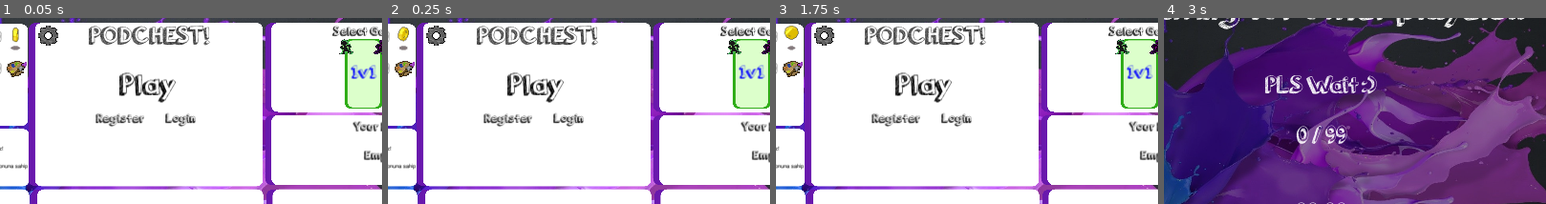
Above: before the commit, frames 1-4 (left to right).
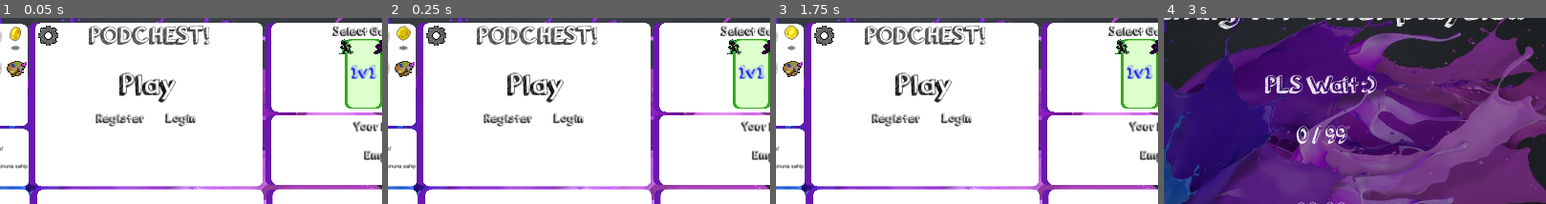
Above: after the commit, the same moments.

Repository: Ludermis/Podchest
Game: Godot game, scene res://Prefabs/Scenes/MainScene.tscn
Same seed, same stepped clock (60 frames per second), same inputs: the game is played once before the commit and once after it.
Inputs (mouse positions are % of the whole screen's width and height, from its top left):
- Up to frame 1 (0.05 s): no input
- Up to frame 2 (0.25 s): no input
- Up to frame 3 (1.75 s): click "Play" at 0.5 s; click "Main Menu" at 1.25 s
- Up to frame 4 (3 s): click "Play" at 2 s; tap Enter at 2.75 s; move the mouse to (72, 45) at 2.77 s; hold D (right) from 2.78 s (still down); click (72, 45) at 2.85 s
The pictures show only the part of the screen within x 30-80%, y 12-62%; the shares and areas given below are measured in that part.

The runs differ from the first frame. In frame 1, 0.2% of the frame differs, in the area x 2-6%, y 4-17%; in frame 2, 0.2%, in the area x 2-6%, y 4-18%; in frame 3, 0.1%; in frame 4, nothing differs.

Commit message:
Lynext
findNextAnimation fix

Diff:
--- a/Prefabs/Scenes/MainScene.tscn
+++ b/Prefabs/Scenes/MainScene.tscn
@@ -446,6 +446,7 @@
 position = Vector2( 411.598, 34.8854 )
 scale = Vector2( 2, 2 )
 frames = SubResource( 12 )
+frame = 1
 playing = true
 
 [node name="APSprite" type="AnimatedSprite" parent="AccountPanel"]
--- a/Scripts/Characters/Villager.gd
+++ b/Scripts/Characters/Villager.gd
@@ -11,8 +11,8 @@
 var limbs = {"hand1": {},"hand2": {},"leg1": {},"leg2": {},"head": {},"body": {}}
 
 var animation = "idle" setget setAnimation
-var desiredDirection = "down"
-var direction = "down" setget setDirection
+var desiredDirection = "down" setget setDesiredDirection
+var direction = "down"
 var scytheActive = false setget setScytheActive
 var scytheRotation = 0 setget setScytheRotation
 var playerName = "Guest" setget setPlayerName
@@ -43,8 +43,8 @@
 func setSkin (newSkin):
 	skin = newSkin
 
-func setDirection (dir):
-	direction = dir
+func setDesiredDirection (dir):
+	desiredDirection = dir
 
 func setPlayerName (pName):
 	playerName = pName
@@ -102,10 +102,21 @@
 func findNextDirection ():
 	if desiredDirection == direction:
 		return
+	var dir = 1
 	if directionsString[direction] < directionsString[desiredDirection]:
-		direction = directionsInt[directionsString[direction] + 1]
+		dir = 1
+		if abs(directionsString[direction] - directionsString[desiredDirection]) > 4:
+			dir = -1
 	else:
-		direction = directionsInt[directionsString[direction] - 1]
+		dir = -1
+		if abs(directionsString[direction] - directionsString[desiredDirection]) > 4:
+			dir = 1
+	var next = directionsString[direction] + dir
+	if next == 9:
+		next = 1
+	elif next == 0:
+		next = 8
+	direction = directionsInt[next]
 
 func animationHandler ():
 	if animation == "idle":
@@ -604,7 +615,7 @@
 		velocity.y = lerp(velocity.y,0,Vars.friction)
 		velocity.x = lerp(velocity.x,0,Vars.friction)
 	velocity = move_and_slide(velocity,Vector2.UP)
-	var sendingDict = {"position": position, "animation": animation, "direction": direction}
+	var sendingDict = {"position": position, "animation": animation, "desiredDirection": desiredDirection}
 	if scytheActive:
 		sendingDict["scytheRotation"] = $Schyte.rotation
 	get_tree().root.get_node("Main").rpc_id(1,"objectUpdated",Client.selfPeerID,id,sendingDict)
--- a/Scripts/Global/Vars.gd
+++ b/Scripts/Global/Vars.gd
@@ -1,7 +1,7 @@
 extends Node
 
 var friction = 0.2
-var serverIP = "176.41.149.112"
+var serverIP = "176.41.150.154"
 var serverPort = 27015
 var dirtCount = 0
 var dirts = {}
Binary file changed: Sprites/Characters/villagernaut.png
